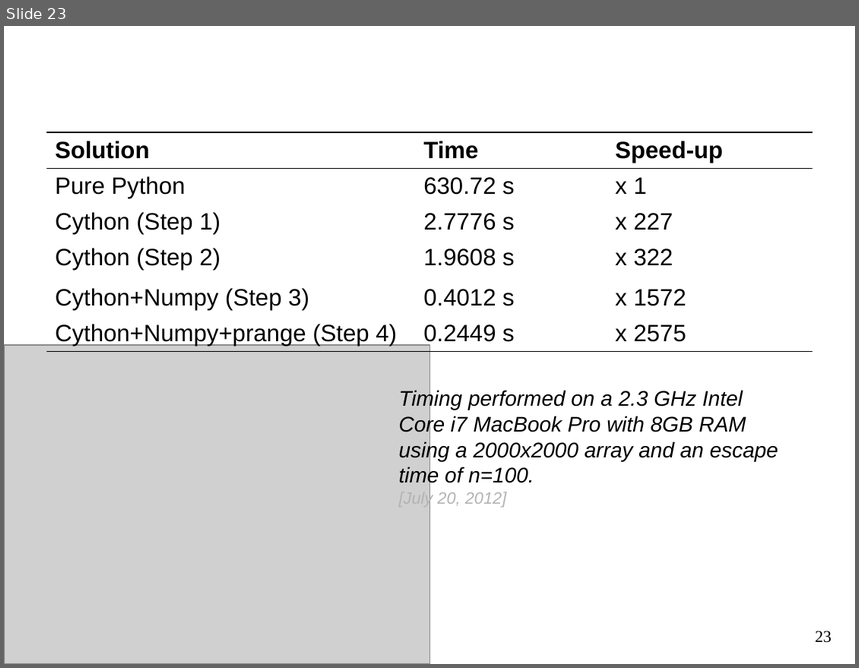
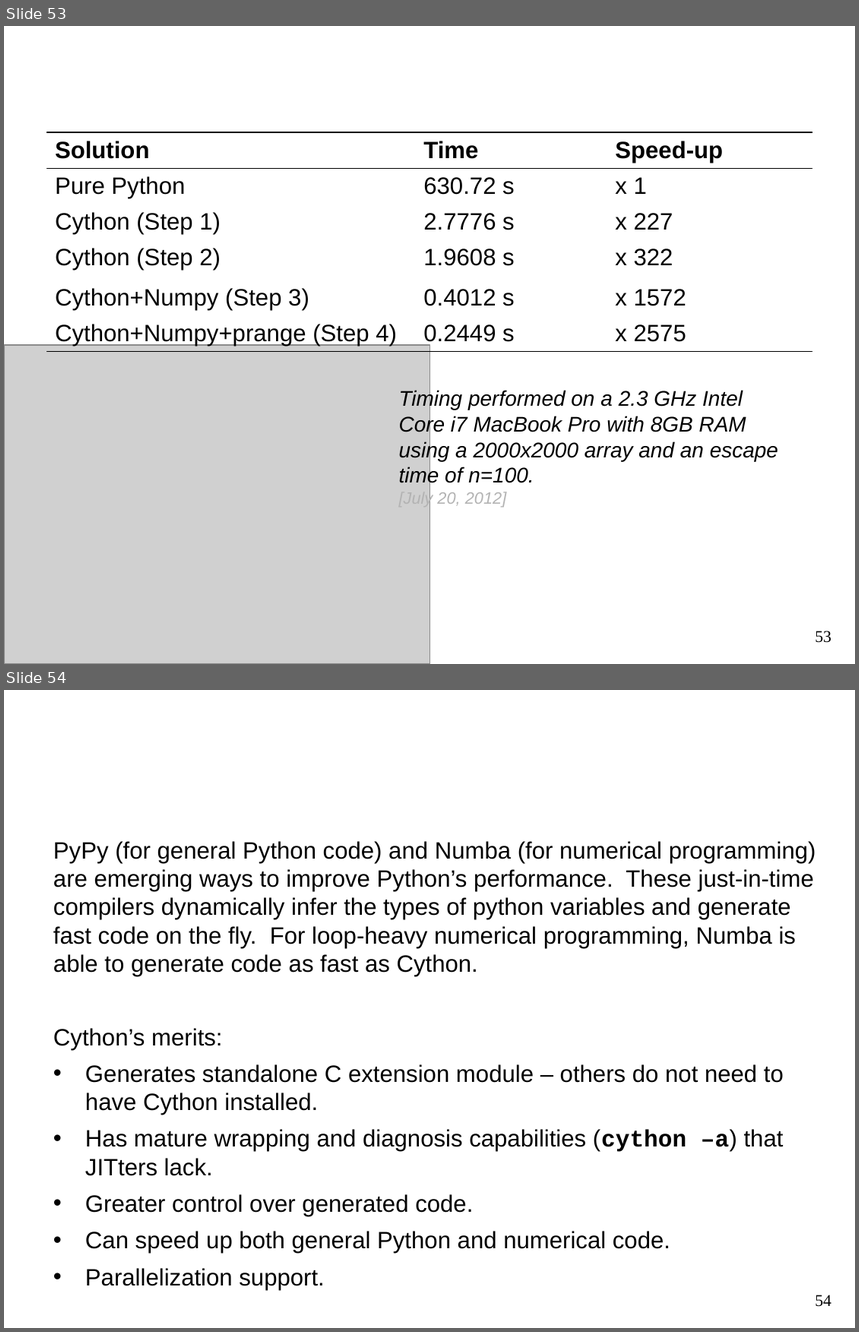
Before and after one commit to kwmsmith/scipy2013-cython-tutorial, a slide deck: Cython.pptx. Shown one above the other, each under a label of ours: slide 23 before the commit, slides 53 and 54 after it. The pictures are 859x668 and 859x1332 pixels, drawn with LibreOffice and Linux fonts; fonts in the diff are those of the drawing; grey boxes stand for pictures; background and template pictures are left out. Boxes give left, top, right and bottom in pixels: in the first picture for what was removed or moved away, otherwise in the second. Text is boxed around its words. In the diff, an @@ line names an element or a change of style, - is before the commit and + after.

```diff
--- a/Cython.pptx
+++ b/Cython.pptx
@@ slide 54 added at [4, 690, 855, 1328], background #FFFFFF @@
@@ text added at [53, 841, 816, 1290], 20 pt, text #000000 @@
+PyPy (for general Python code) and Numba (for numerical programming) are emerging ways to improve Python’s performance. These just-in-time compilers dynamically infer the types of python variables and generate fast code on the fly. For loop-heavy numerical programming, Numba is able to generate code as fast as Cython.
+Cython’s merits:
+• Generates standalone C extension module – others do not need to have Cython installed.
+• Has mature wrapping and diagnosis capabilities (cython –a) that JITters lack.
+• Greater control over generated code.
+• Can speed up both general Python and numerical code.
+• Parallelization support.
@@ title added at [344, 869, 814, 920], 40 pt, text #FFFFFF @@
+Cython in the age of Python JITs
@@ page number added at [815, 1295, 832, 1307], 14 pt, text #000000 @@
+54
@@ what was slide 23 is now slide 53 @@
@@ page number at [815, 631, 832, 643]: text changed @@
-23
+53
```
Also in this commit, not shown: 12 slides changed, 38 other slides added, 8 slides removed, 14 other files.
